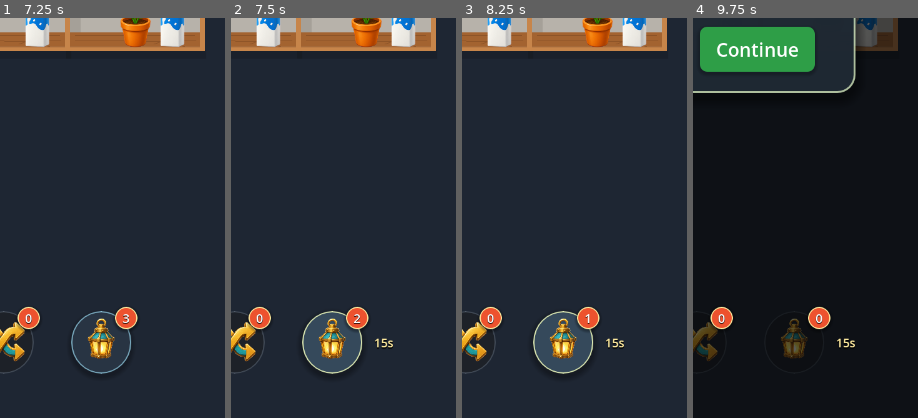
Above: before the commit, frames 1-4 (left to right).
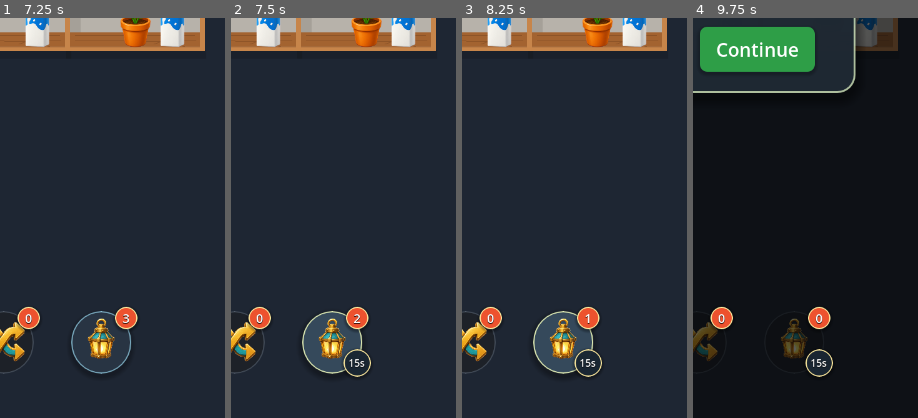
Above: after the commit, the same moments.

Repository: vladeque/sorting-puzzle
Game: Godot game, scene res://scenes/main_menu.tscn
Two runs of this game, one before a commit and one after it. Both use one fixed random seed, a clock stepped at 60 frames per second and the inputs below.
Inputs:
- Up to frame 1 (7.25 s): click "1" at 0.5 s; click "II" at 1.25 s; click "Continue" at 2 s; click "3" at 2.75 s; click "2" at 3.5 s; click "1" at 4.25 s; click "3" at 5 s; click "2" at 5.75 s; click "1" at 6.5 s
- Up to frame 2 (7.5 s): click "3" at 7.25 s
- Up to frame 3 (8.25 s): click "2" at 8 s
- Up to frame 4 (9.75 s): click "1" at 8.75 s; click "II" at 9.5 s
The pictures show only the part of the screen within x 50-100%, y 50-100%; the shares and areas given below are measured in that part.

Frame 1 is identical in both runs. In frame 2, 0.5% of the frame differs, in the area x 49-72%, y 80-90%; in frame 3, 0.5%; in frame 4, 0.7%.

Commit message:
Move highlight timer into button badge

Diff:
--- a/level.tscn
+++ b/level.tscn
@@ -123,6 +123,21 @@
 shadow_size = 5
 shadow_offset = Vector2(0, 2)
 
+[sub_resource type="StyleBoxFlat" id="StyleBoxFlat_highlight_timer_badge"]
+bg_color = Color(0.1, 0.15, 0.2, 0.96)
+border_width_left = 2
+border_width_top = 2
+border_width_right = 2
+border_width_bottom = 2
+border_color = Color(1, 0.92, 0.62, 1)
+corner_radius_top_left = 22
+corner_radius_top_right = 22
+corner_radius_bottom_right = 22
+corner_radius_bottom_left = 22
+shadow_color = Color(0, 0, 0, 0.34)
+shadow_size = 5
+shadow_offset = Vector2(0, 2)
+
 [node name="Level" type="Node2D" unique_id=949256860]
 script = ExtResource("10_level_script")
 
@@ -323,15 +338,16 @@
 visible = false
 z_index = 1
 layout_mode = 0
-offset_left = 104.0
-offset_top = 35.0
-offset_right = 158.0
-offset_bottom = 66.0
-theme_override_colors/font_color = Color(1, 0.92, 0.62, 1)
+offset_left = 66.0
+offset_top = 61.0
+offset_right = 110.0
+offset_bottom = 105.0
+theme_override_colors/font_color = Color(1, 1, 1, 1)
 theme_override_colors/font_shadow_color = Color(0, 0, 0, 0.86)
 theme_override_constants/shadow_offset_x = 0
-theme_override_constants/shadow_offset_y = 2
-theme_override_font_sizes/font_size = 19
+theme_override_constants/shadow_offset_y = 1
+theme_override_font_sizes/font_size = 16
+theme_override_styles/normal = SubResource("StyleBoxFlat_highlight_timer_badge")
 text = "15s"
 horizontal_alignment = 1
 vertical_alignment = 1
Not shown, changed: docs/PROJECT_MAP.md
